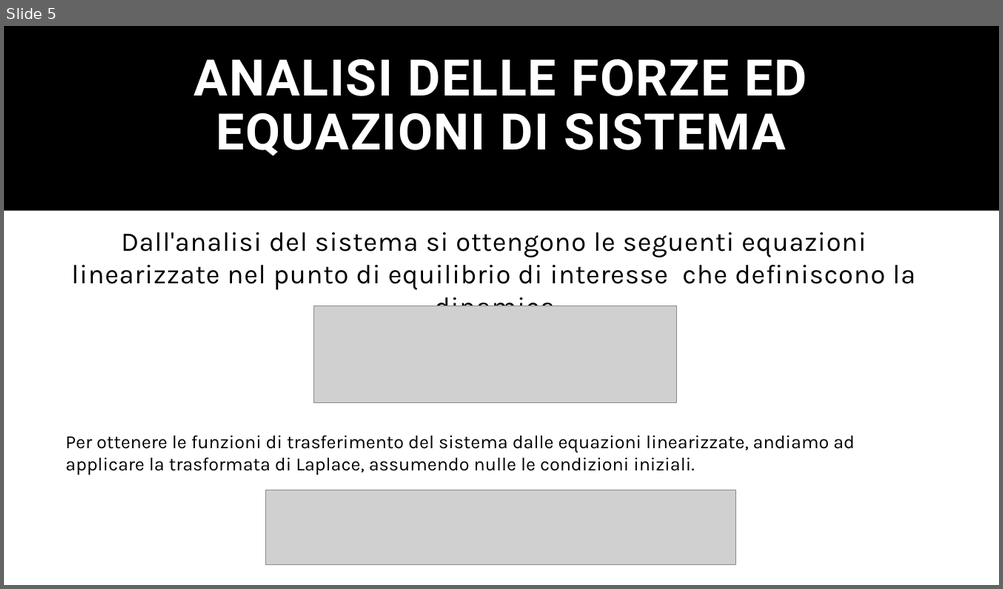
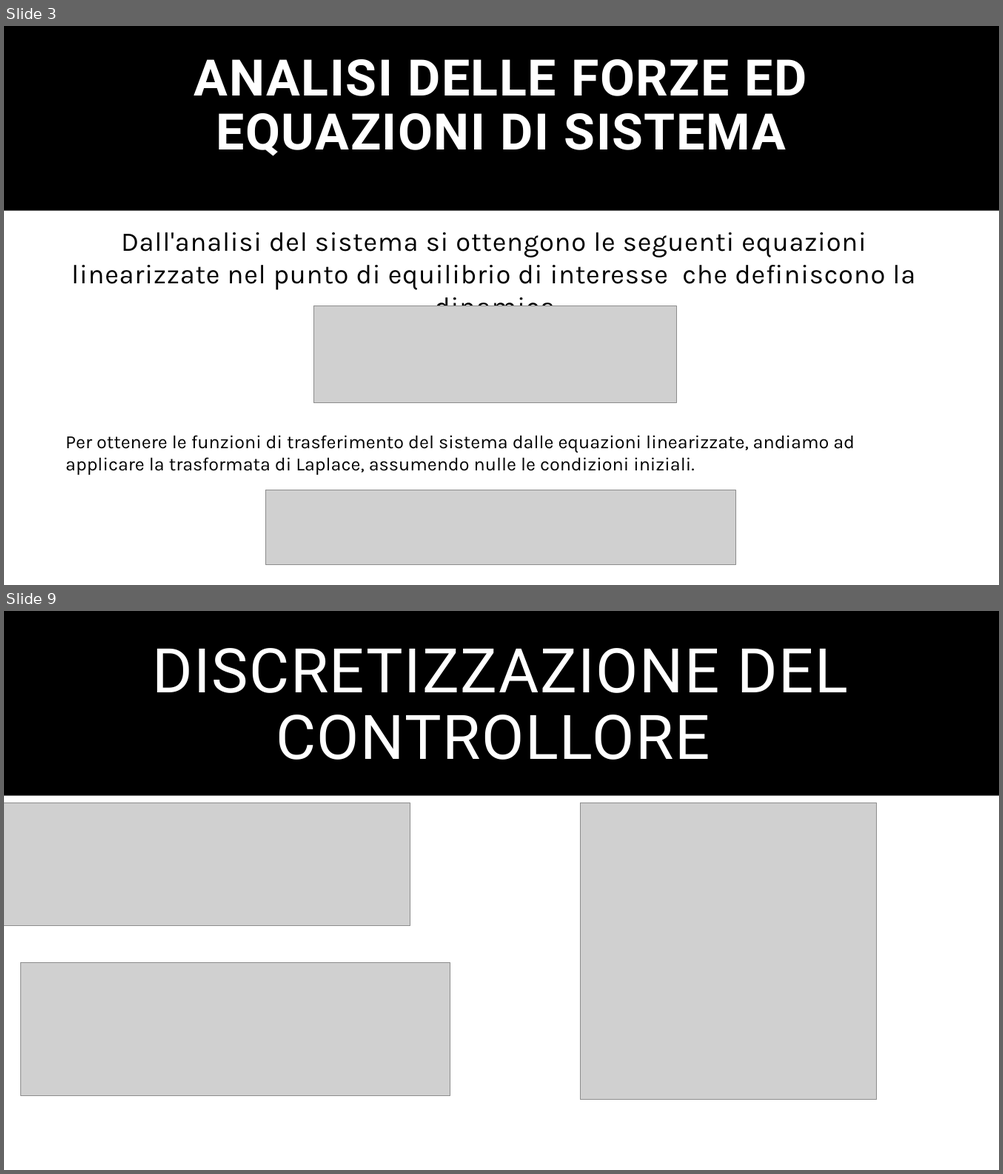
Before and after one commit to AltFed/ARL, a slide deck: CA.pptx. Shown one above the other, each under a label of ours: slide 5 before the commit, slides 3 and 9 after it; the slides between them are not shown. The pictures are 1003x589 and 1003x1174 pixels, drawn with LibreOffice and Linux fonts; fonts in the diff are those of the drawing; grey boxes stand for pictures. Boxes give left, top, right and bottom in pixels: in the first picture for what was removed or moved away, otherwise in the second. Text is boxed around its words. In the diff, an @@ line names an element or a change of style, - is before the commit and + after.

```diff
--- a/CA.pptx
+++ b/CA.pptx
@@ slide 9 added at [4, 611, 999, 1170], background #FFFFFF; not listed: 1 template element that a slide beside it also shows @@
@@ title added at [152, 648, 848, 760], 59.4 pt, text #FFFFFF @@
+DISCRETIZZAZIONE DEL CONTROLLORE
@@ picture added at [4, 803, 410, 926] @@
@@ picture added at [580, 803, 876, 1099] @@
@@ picture added at [20, 963, 450, 1096] @@
@@ what was slide 5 is now slide 3 @@
```
Also in this commit, not shown: 9 slides changed, 4 slides removed, 2 other files.
